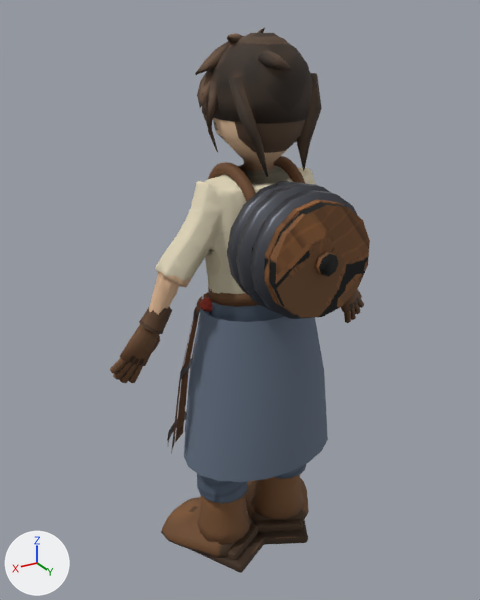
The glTF model public/models/garudo.glb: old version first, new version second.
Before and after are seen from a camera (50 mm lens) standing at (0.584, 0.922, 0.996) and looking at (0.028, -0.005, 0.533). Lighting does not change. The marker at lower left points along +X, +Y and +Z. The first picture is the older version. Vertices at exactly the same position are counted once.

In view in the first picture: 'garudo', 'garudo_hair'.
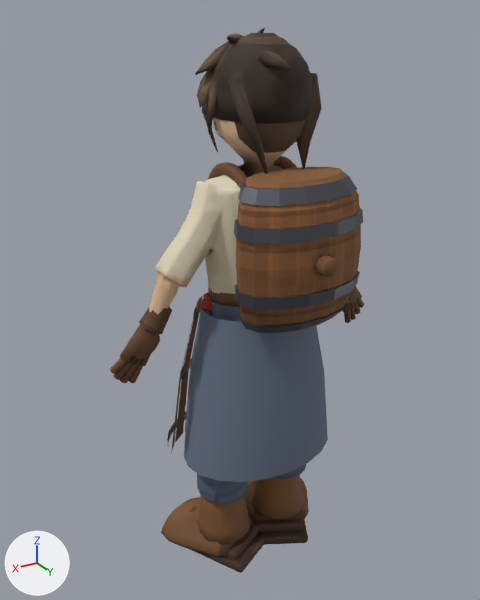
What differs and where, as boxes [x1, y1, x2, y2] in the pictures (480 x 600 px):
'garudo', reshaped
    before: [110, 36, 370, 573]
    after: [110, 36, 364, 573]
part 1 of me_garudo, added
    after: [315, 255, 338, 277]
part 2 of me_garudo, rebuilt
    before: [252, 200, 344, 315]
    after: [236, 167, 361, 326]
part 3 of me_garudo, added
    after: [239, 300, 350, 333]
part 4 of me_garudo, added
    after: [235, 271, 360, 310]
part 5 of me_garudo, added
    after: [234, 208, 363, 244]
part 6 of me_garudo, added
    after: [238, 172, 357, 206]
part 7 of me_garudo, deleted
    before: [315, 252, 338, 277]
part 8 of me_garudo, deleted
    before: [227, 181, 370, 319]

The change in detail:
me_garudo is used by ob_garudo; location (0.0, 0.0, 0.0).
me_garudo had 7628 vertices, 14832 faces and spanned x -0.271..0.271, y -0.135..0.202, z -0.005..0.97.
me_garudo now has 7690 vertices, 14956 faces and spans x -0.271..0.271, y -0.135..0.206, z -0.005..0.97.
me_garudo part 1: a new loose piece, a 10-sided cylinder along y spanning x -0.014..0.014, y 0.186..0.206, z 0.64..0.67, in mat_garudo_barrel (picture img_garudo_barrel_tex).
me_garudo part 2: the loose piece of 28 vertices spanning x -0.088..0.088, y 0.065..0.175, z 0.568..0.748 is rebuilt with 98 vertices and now spans x -0.111..0.111, y 0.071..0.188, z 0.539..0.775.
me_garudo part 3: a new loose piece of 28 vertices spanning x -0.102..0.102, y 0.067..0.179, z 0.54..0.56, in mat_garudo_hoop (dark grey #575961).
me_garudo part 4: a new loose piece of 28 vertices spanning x -0.113..0.113, y 0.068..0.191, z 0.592..0.612, in mat_garudo_hoop (dark grey #575961).
me_garudo part 5: a new loose piece of 28 vertices spanning x -0.113..0.113, y 0.068..0.189, z 0.696..0.716, in mat_garudo_hoop (dark grey #575961).
me_garudo part 6: a new loose piece of 28 vertices spanning x -0.103..0.103, y 0.067..0.177, z 0.748..0.768, in mat_garudo_hoop (dark grey #575961).
me_garudo part 7: the loose piece of 16 vertices spanning x -0.018..0.018, y 0.188..0.202, z 0.64..0.676 is deleted.
Part 8, on me_garudo:
124 vertices are removed from x -0.104..0.104, y 0.076..0.191, z 0.554..0.762.
232 faces are deleted.
